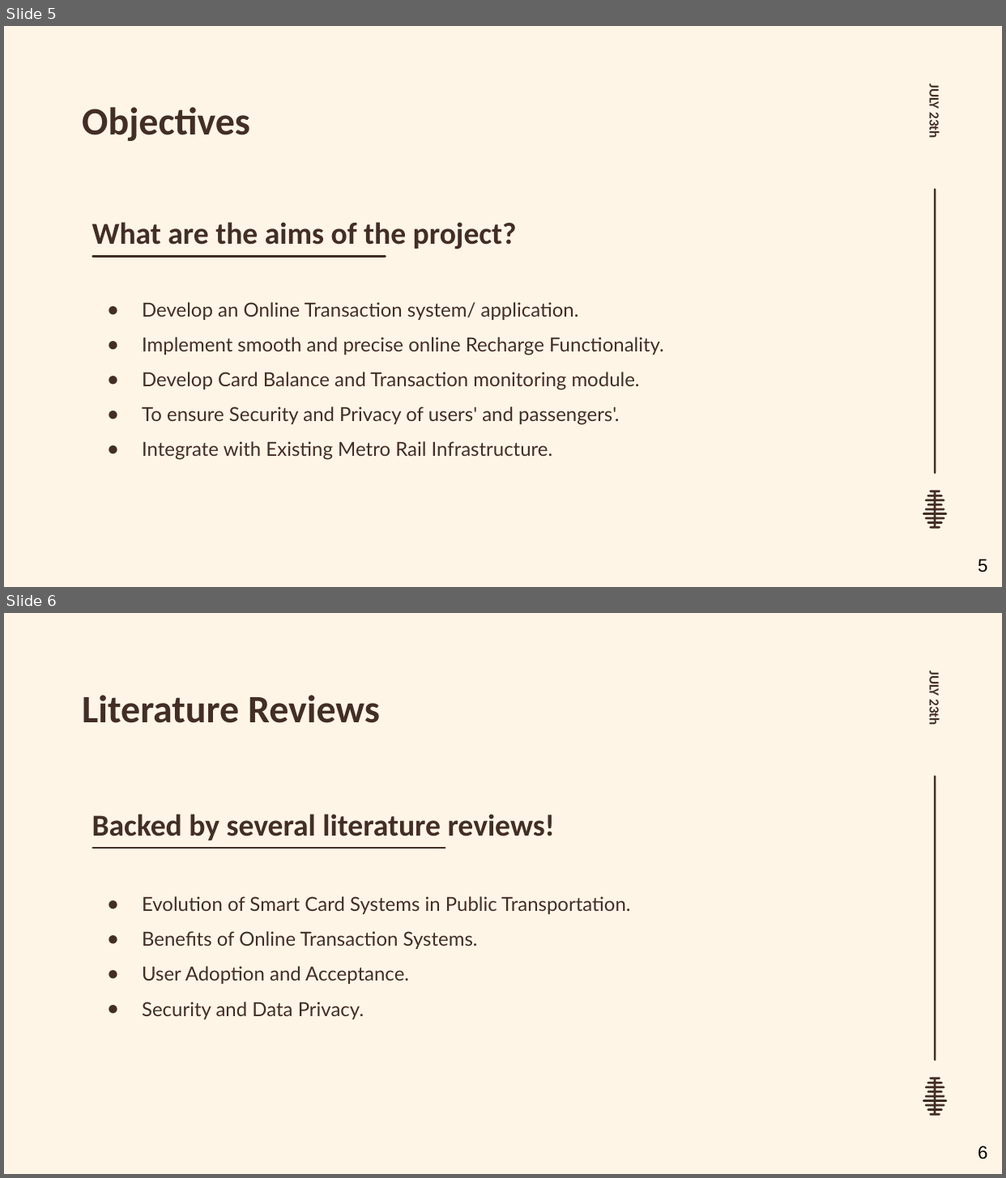
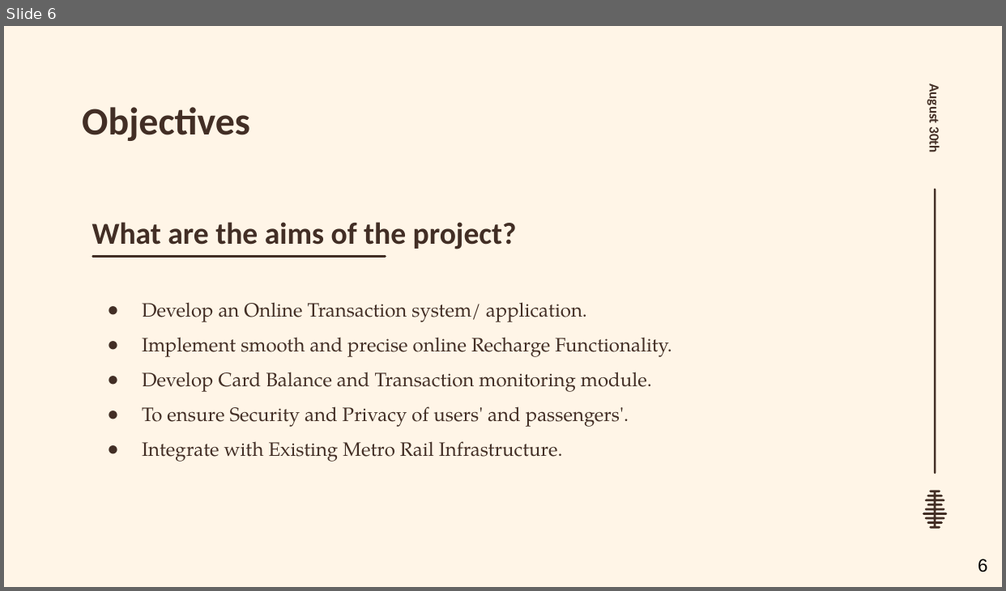
Before and after one commit to dot-ASH/metro-rail-smart-card-system, a slide deck: slide/Capstone.pptx. Shown one above the other, each under a label of ours: slides 5 and 6 before the commit, slide 6 after it. The pictures are 1006x1178 and 1006x591 pixels, drawn with LibreOffice and Linux fonts; fonts in the diff are those of the drawing; background and template pictures are left out. Boxes give left, top, right and bottom in pixels: in the first picture for what was removed or moved away, otherwise in the second. Text is boxed around its words. In the diff, an @@ line names an element or a change of style, - is before the commit and + after.

```diff
--- a/slide/Capstone.pptx
+++ b/slide/Capstone.pptx
@@ slide 6 removed at [4, 613, 1002, 1174], background picture (left out); not listed: 2 template elements that a slide beside it also shows @@
@@ text removed at [926, 673, 943, 725] @@
-JULY 23th
@@ title removed at [82, 695, 380, 723] @@
-Literature Reviews
@@ text removed at [92, 814, 555, 841] @@
-Backed by several literature reviews!
@@ line removed from (93, 848) to (445, 848) @@
@@ text removed at [142, 897, 630, 1020] @@
-● Evolution of Smart Card Systems in Public Transportation.
-● Benefits of Online Transaction Systems.
-● User Adoption and Acceptance.
-● Security and Data Privacy.
@@ page number removed at [978, 1146, 987, 1160] @@
-6
@@ what was slide 5 is now slide 6 @@
@@ slide 6 changed as well @@
@@ text at [926, 87, 943, 152]: text changed @@
-JULY 23th
+August 30th
@@ text "Develop an Online Transaction system/ ..." at [142, 302, 672, 462]: font Lato to TeX Gyre Pagella @@
@@ page number at [978, 559, 987, 573]: text changed @@
-5
+6
```
Also in this commit, not shown: 8 other slides changed, 7 slides added, 9 other files.
